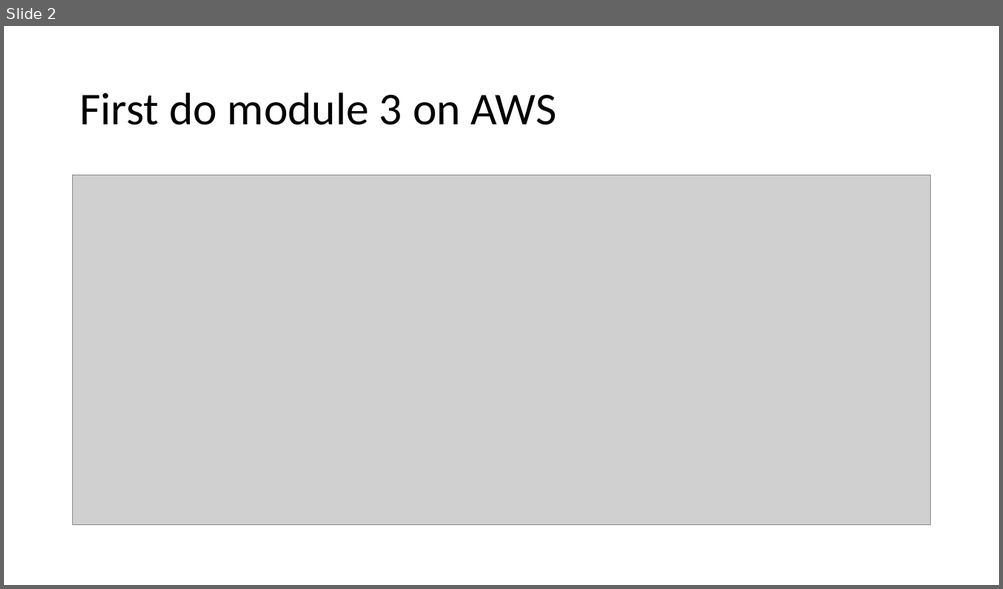
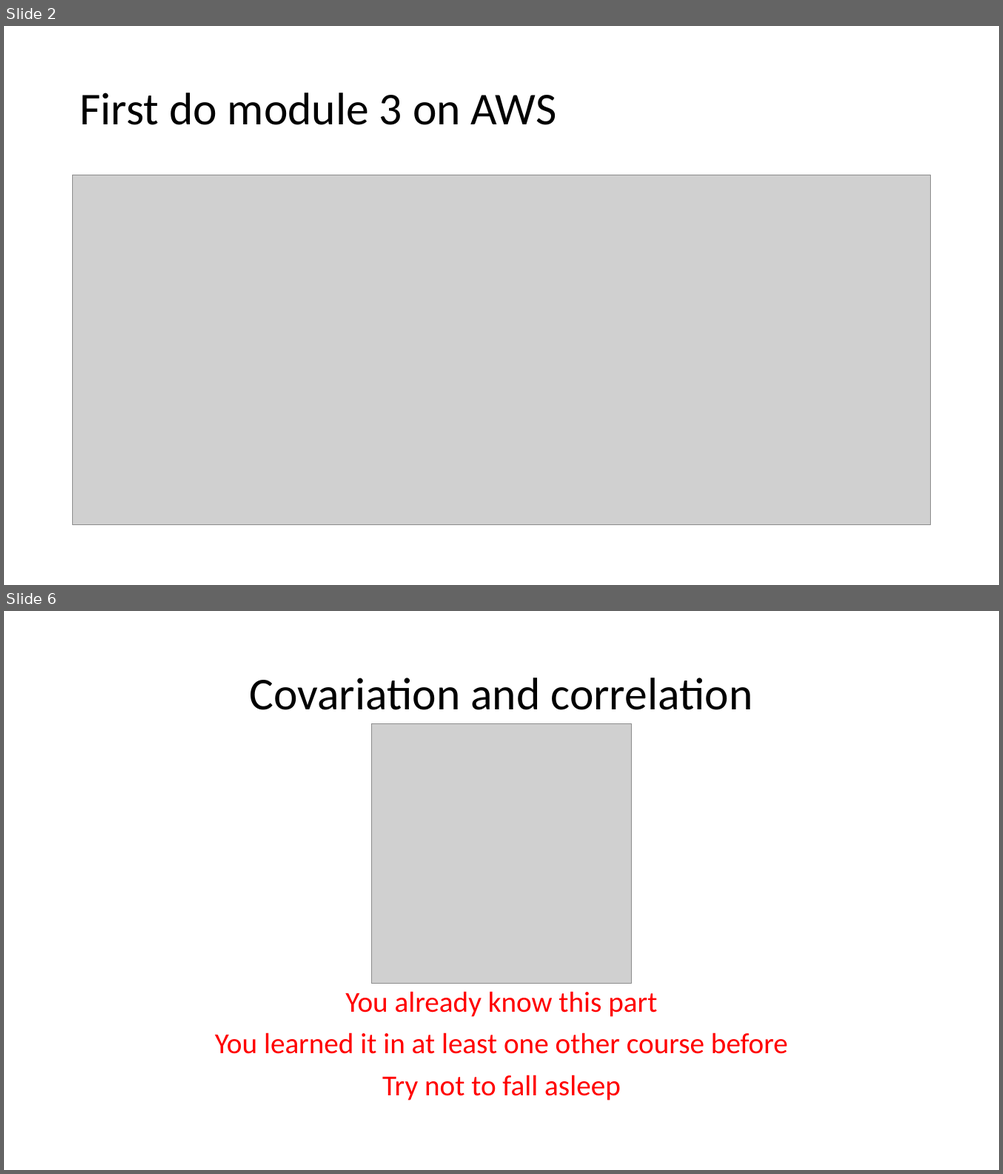
Before and after one commit to mjochen/CloudAI, a slide deck: PPT/3 - Implementing a pipeline.pptx. Shown one above the other, each under a label of ours: slide 2 before the commit, slides 2 and 6 after it; the slides between them are not shown. The pictures are 1003x589 and 1003x1174 pixels, drawn with LibreOffice and Linux fonts; fonts in the diff are those of the drawing; grey boxes stand for pictures. Boxes give left, top, right and bottom in pixels: in the first picture for what was removed or moved away, otherwise in the second. Text is boxed around its words. In the diff, an @@ line names an element or a change of style, - is before the commit and + after.

```diff
--- a/PPT/3 - Implementing a pipeline.pptx
+++ b/PPT/3 - Implementing a pipeline.pptx
@@ slide 6 added at <box>4,611,999,1170</box>, background #FFFFFF @@
@@ title added at <box>249,678,753,710</box>, 44 pt, text #000000 @@
+Covariation and correlation
@@ picture added at <box>371,723,631,983</box> @@
@@ text added at <box>215,991,788,1101</box>, 28 pt, text #FF0000 @@
+You already know this part
+You learned it in at least one other course before
+Try not to fall asleep
```
Also in this commit, not shown: 2 slides changed, 12 other slides added, 1 slide removed, 24 other files.
